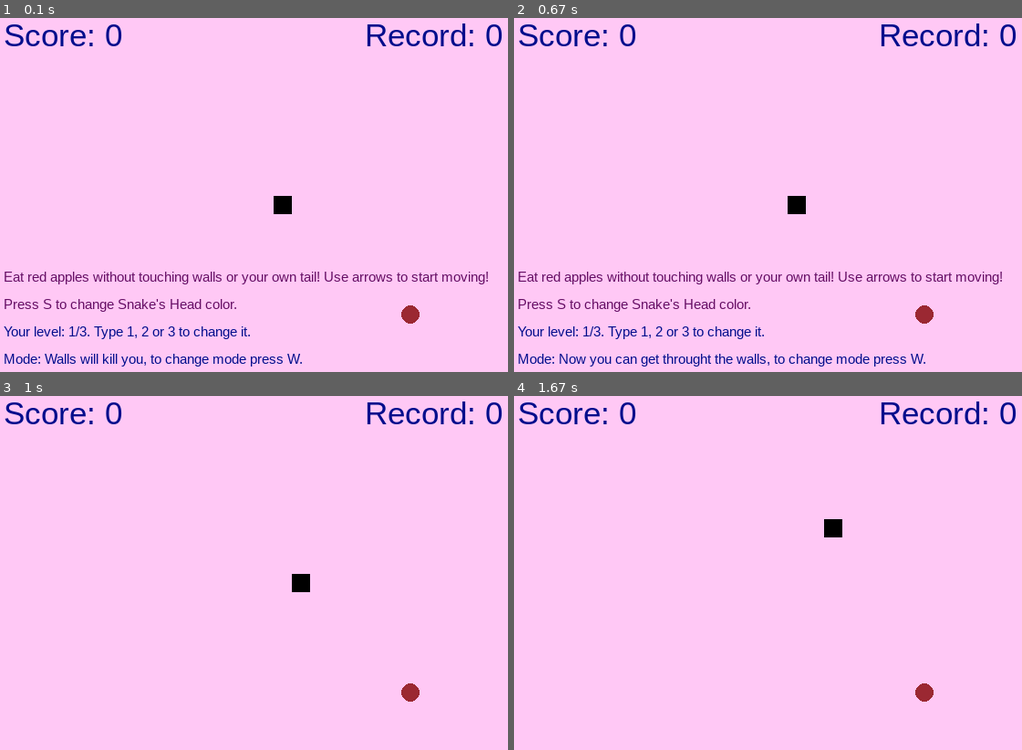
Above: before the commit, frames 1-4 (two rows, left to right).
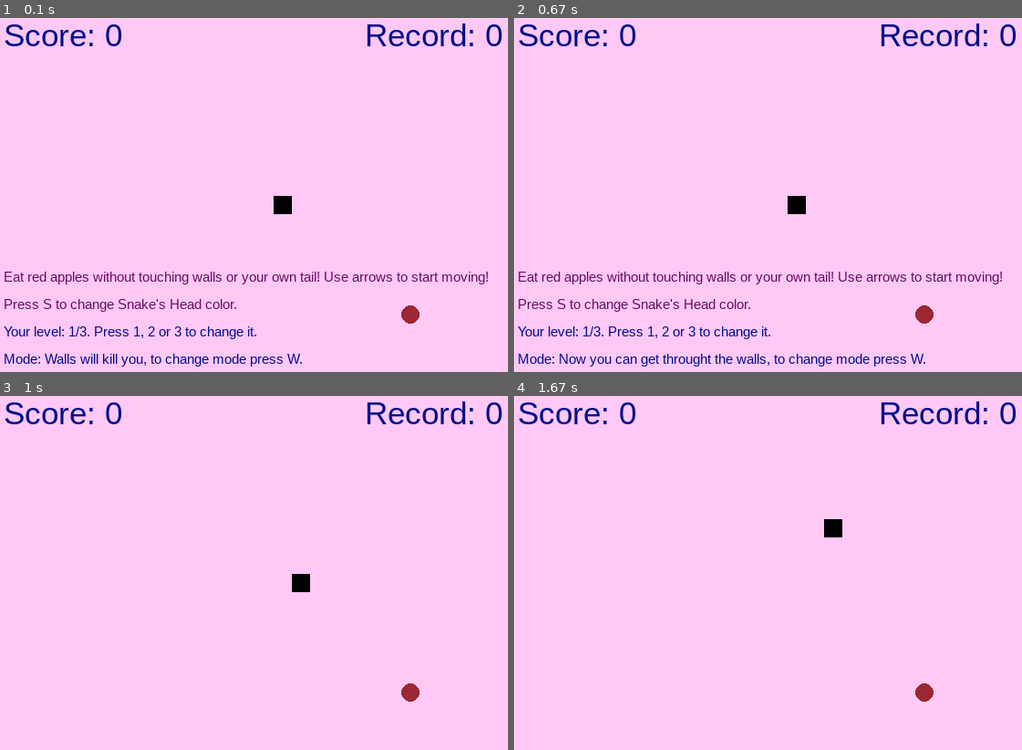
Above: after the commit, the same moments.

Repository: Hikarusl/labka
Game: pygame game, started from snake.py
Same seed, same stepped clock (60 frames per second), same inputs: the game is played once before the commit and once after it.
Inputs:
- Up to frame 1 (0.1 s): no input
- Up to frame 2 (0.67 s): tap W at 0.33 s
- Up to frame 3 (1 s): hold Right from 0.67 s (still down); tap 3 at 0.82 s
- Up to frame 4 (1.67 s): release Right at 1.13 s; hold Up 1.17-1.63 s; hold W 1.17-1.63 s

The runs differ from the first frame. In frame 1, 0.5% of the frame differs, in the area x 18-51%, y 87-91%; in frame 2, 0.5%; in frame 3, nothing differs; in frame 4, nothing differs.

Commit message:
hotfixes in snake

Diff:
--- a/snake.py
+++ b/snake.py
@@ -52,7 +52,7 @@
     dis.blit(value, [4, dis_height-90])
 
 def Your_level(level):
-    value = rules_font.render("Your level: "+str(level)+"/3. Type 1, 2 or 3 to change it.", True, (0, 13, 140))
+    value = rules_font.render("Your level: "+str(level)+"/3. Press 1, 2 or 3 to change it.", True, (0, 13, 140))
     dis.blit(value, [4, dis_height-60])
 
 def Your_mode(killing):
